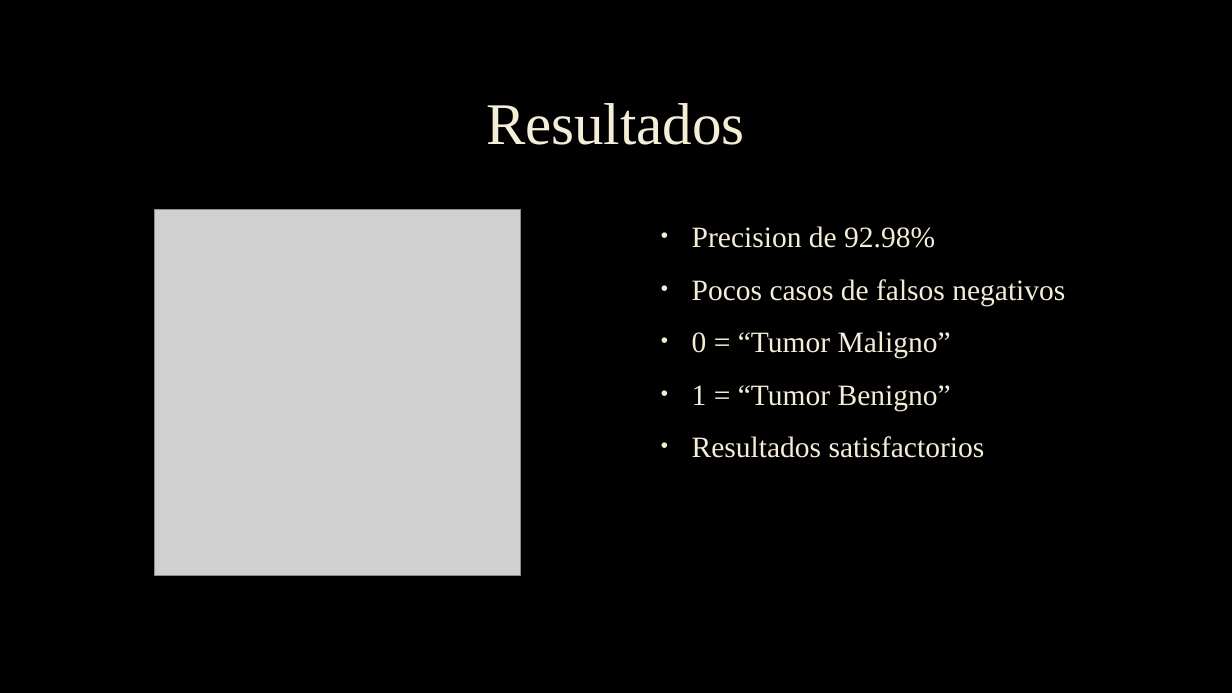
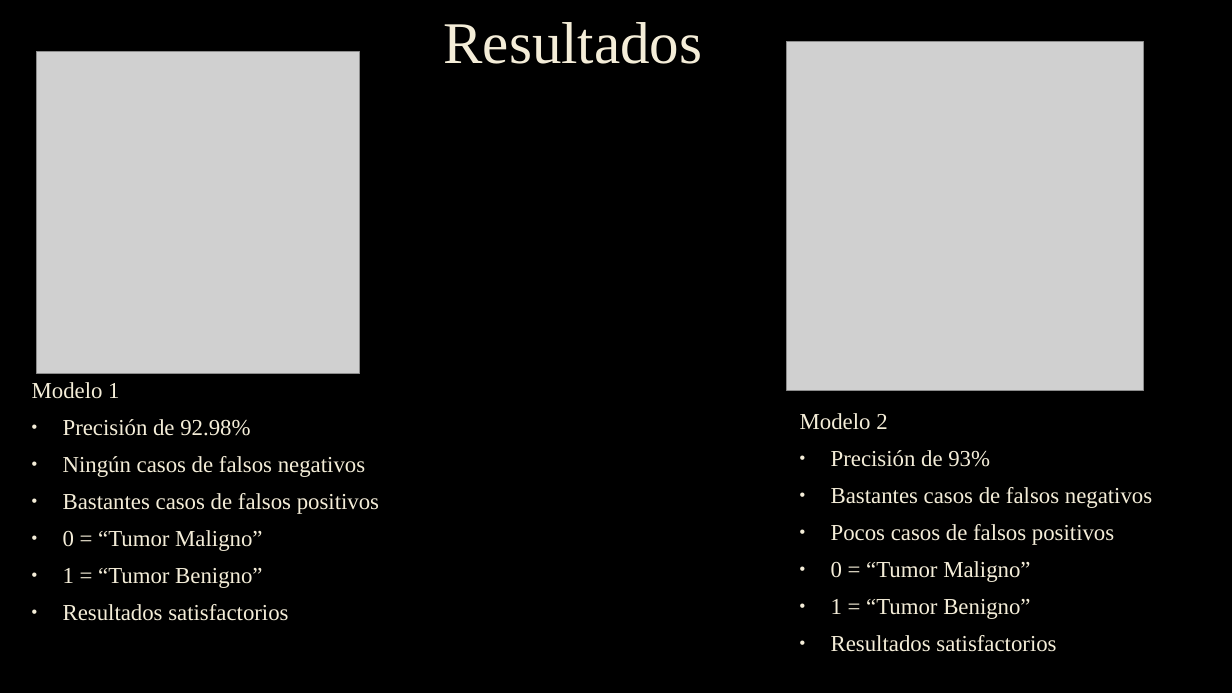
Before and after one commit to davidbarrera11/ProyectoSP1, a slide deck: slide 9 of PresentacionCancerDeMama.pptx. Drawn at 1232x693 pixels with LibreOffice and Linux fonts; fonts in the diff are those of the drawing; grey boxes stand for pictures; background and template pictures are left out. Boxes give left, top, right and bottom in pixels: in the first picture for what was removed or moved away, otherwise in the second. Text is boxed around its words. In the diff, an @@ line names an element or a change of style, - is before the commit and + after.

Commit message:
Presentacion y poster version final

```diff
--- a/PresentacionCancerDeMama.pptx
+++ b/PresentacionCancerDeMama.pptx
@@ title "Resultados": place and size @@
-title "Resultados" at (486,103,745,145)
+title "Resultados" at (444,22,703,64)
@@ picture: place and size @@
-picture at (154,210,520,576)
+picture at (37,52,360,374)
@@ picture added at (787,42,1143,390) @@
@@ text "Modelo 1": place and size @@
-text "Modelo 1" at (692,226,1065,458)
+text "Modelo 1" at (32,382,379,621)
@@ text at (32,382,379,514): text changed; size 23 to 17.8 pt @@
-• Precision de 92.98%
-• Pocos casos de falsos negativos
+Modelo 1
+• Precisión de 92.98%
+• Ningún casos de falsos negativos
+• Bastantes casos de falsos positivos
@@ text added at (800,413,1152,652), 17.8 pt, text #F4EDD8 @@
+Modelo 2
+• Precisión de 93%
+• Bastantes casos de falsos negativos
+• Pocos casos de falsos positivos
+• 0 = “Tumor Maligno”
+• 1 = “Tumor Benigno”
+• Resultados satisfactorios
@@ text at (63,530,288,621): size 23 to 17.8 pt in "0 = “Tumor Maligno”", "1 = “Tumor Benigno”", "Resultados satisfactorios"; line spacing 1.1 to 0.9; less space between paragraphs @@
```
Also in this commit, not shown: 1 slide added, 1 other file.
